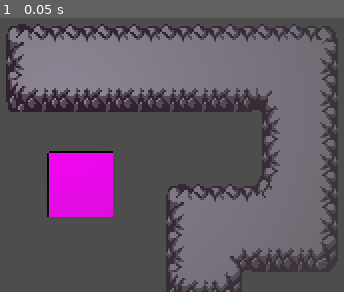
Above: before the commit, frame 1.
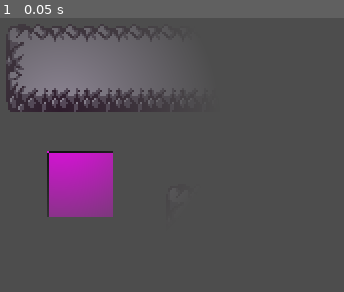
Above: after the commit, the same moment.

Repository: SmithyMKPK/SPRING-RGDC-GAME-JAM-2026
Game: Godot game, scene res://levels/level_tiles/level_1.tscn
Same seed, same stepped clock (60 frames per second), same inputs: the game is played once before the commit and once after it. This scene is started directly instead of the project's main scene. The engine's default icon, where the game draws it, is replaced by a stand-in: a white triangle on a blue panel in a dark square.
Inputs:
- Up to frame 1 (0.05 s): no input

The runs differ from the first frame. In frame 1, 42% of the frame differs, in the area x 2-99%, y 2-100%.

Commit message:
fix: replaced light with prefab

Diff:
--- a/levels/level_tiles/level_1.tscn
+++ b/levels/level_tiles/level_1.tscn
@@ -4,6 +4,7 @@
 [ext_resource type="Material" uid="uid://dfn5rpdbdrajg" path="res://levels/light/hide_out_of_range.tres" id="1_rn056"]
 [ext_resource type="Script" uid="uid://bxwtr27ewgmjw" path="res://levels/level_tiles/autotiling_layer.gd" id="1_s830x"]
 [ext_resource type="TileSet" uid="uid://dhouok5fqh8uw" path="res://assets/tilesets/data_tile_set.tres" id="3_rn056"]
+[ext_resource type="PackedScene" uid="uid://bfb8btfufy32u" path="res://levels/light/light_source.tscn" id="5_3rgvw"]
 
 [sub_resource type="PlaceholderTexture2D" id="PlaceholderTexture2D_rn056"]
 size = Vector2(100, 100)
@@ -30,3 +31,6 @@
 position = Vector2(10.000001, 36)
 scale = Vector2(0.33, 0.33)
 texture = SubResource("PlaceholderTexture2D_rn056")
+
+[node name="LightSource" parent="." unique_id=515451218 instance=ExtResource("5_3rgvw")]
+strength = 80.0
--- a/levels/light/hide_out_of_range.tres
+++ b/levels/light/hide_out_of_range.tres
@@ -5,4 +5,4 @@
 [resource]
 shader = ExtResource("1_bg8hg")
 shader_parameter/vision_light_source = Vector2(0, 0)
-shader_parameter/max_distance = 300.0
+shader_parameter/max_distance = 80.0
--- /dev/null
+++ b/levels/light/light_source.tscn
@@ -0,0 +1,9 @@
+[gd_scene format=3 uid="uid://bfb8btfufy32u"]
+
+[ext_resource type="Script" uid="uid://nflqolleiscq" path="res://levels/light/lightsource.gd" id="1_klb40"]
+[ext_resource type="Material" uid="uid://dfn5rpdbdrajg" path="res://levels/light/hide_out_of_range.tres" id="2_wwlts"]
+
+[node name="LightSource" type="Node2D" unique_id=515451218]
+script = ExtResource("1_klb40")
+global_light_material = ExtResource("2_wwlts")
+metadata/_custom_type_script = "uid://nflqolleiscq"
